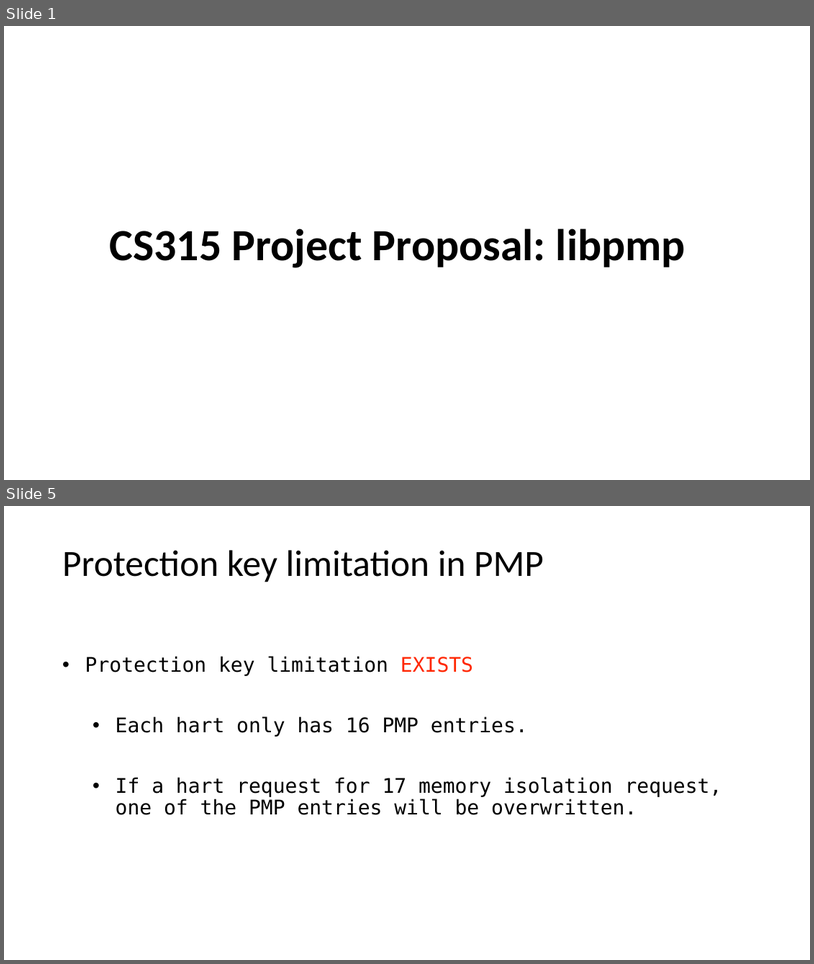
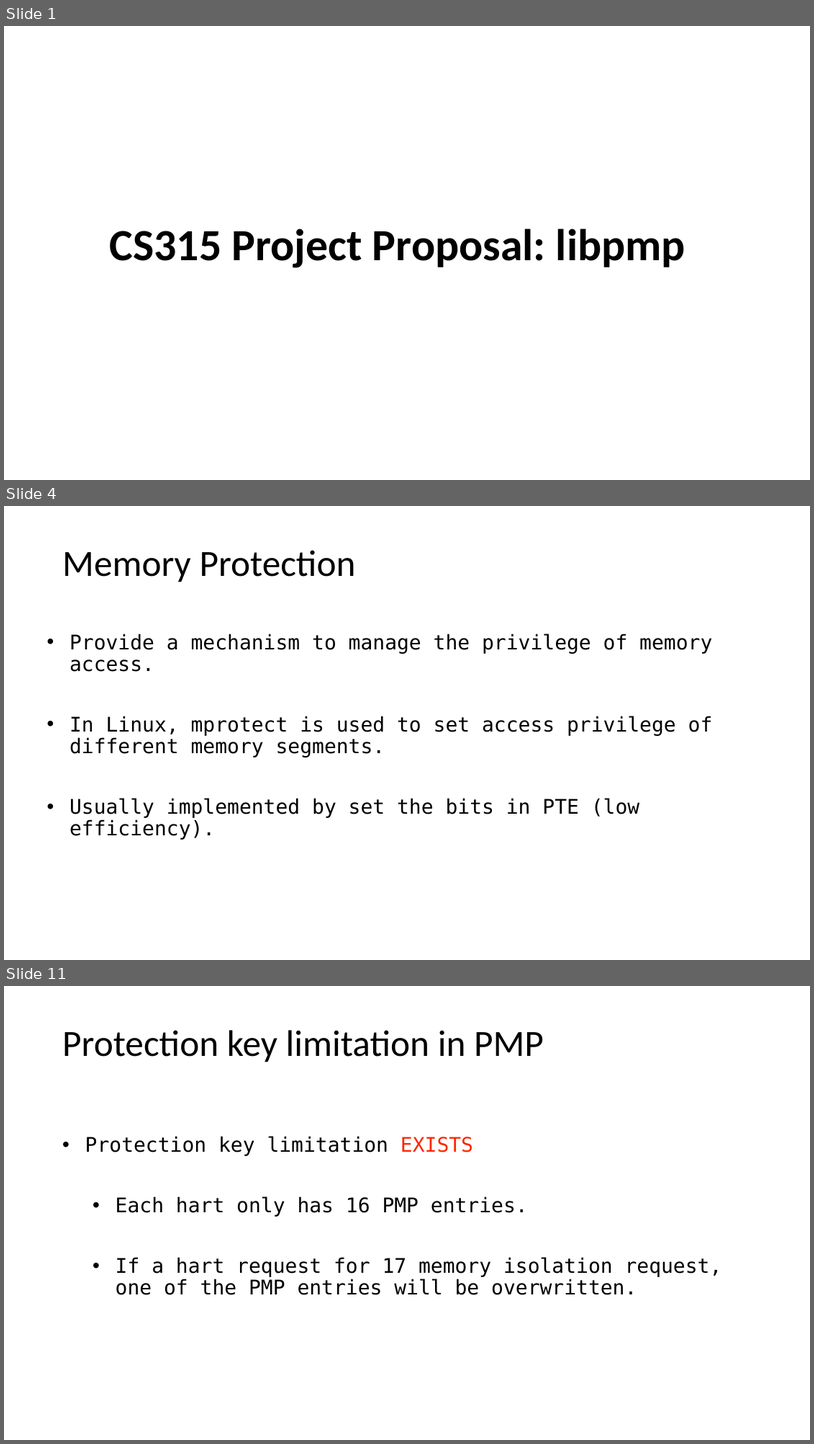
Before and after one commit to LiGaOg/libpmp, a slide deck: proposal.pptx. Shown one above the other, each under a label of ours: slides 1 and 5 before the commit, slides 1, 4 and 11 after it; the slides between them are not shown. The pictures are 814x964 and 814x1444 pixels, drawn with LibreOffice and Linux fonts; fonts in the diff are those of the drawing. Boxes give left, top, right and bottom in pixels: in the first picture for what was removed or moved away, otherwise in the second. Text is boxed around its words. In the diff, an @@ line names an element or a change of style, - is before the commit and + after.

```diff
--- a/proposal.pptx
+++ b/proposal.pptx
@@ slide 4 added at (4, 506, 810, 960), background #FFFFFF @@
@@ title added at (62, 550, 356, 582), 44 pt, text #000000 @@
+Memory Protection
@@ text added at (70, 633, 713, 839), 24 pt, text #000000 @@
+• Provide a mechanism to manage the privilege of memory access.
+• In Linux, mprotect is used to set access privilege of different memory segments.
+• Usually implemented by set the bits in PTE (low efficiency).
@@ what was slide 5 is now slide 11 @@
```
Also in this commit, not shown: 7 slides changed, 15 other slides added.
